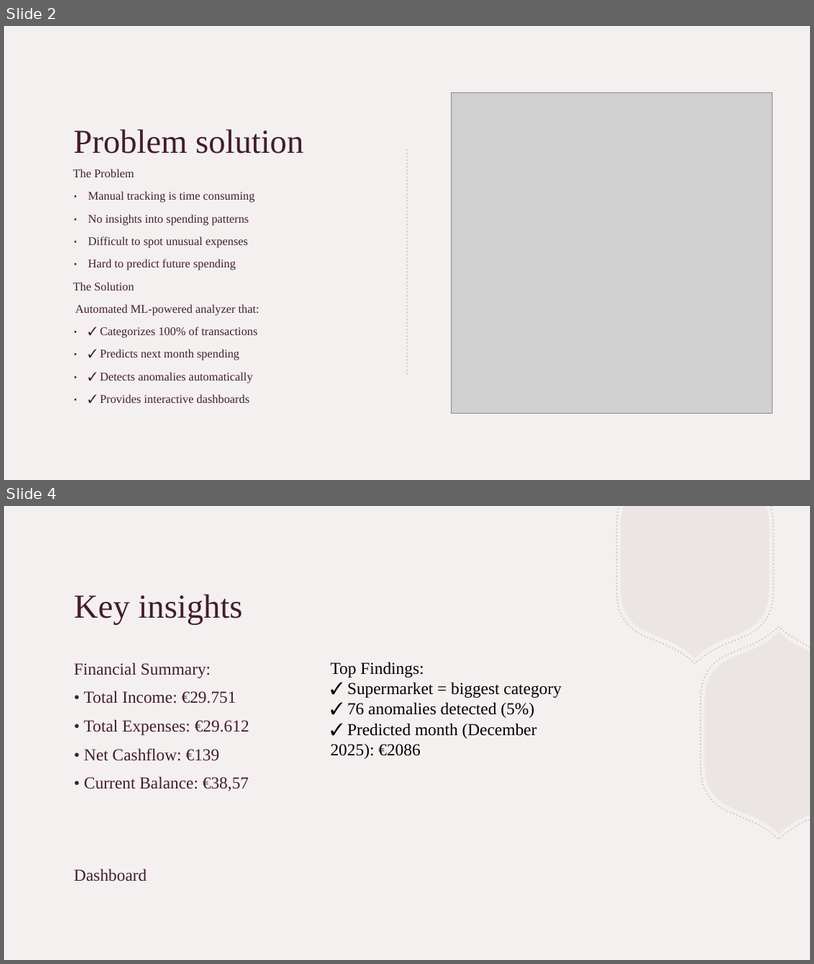
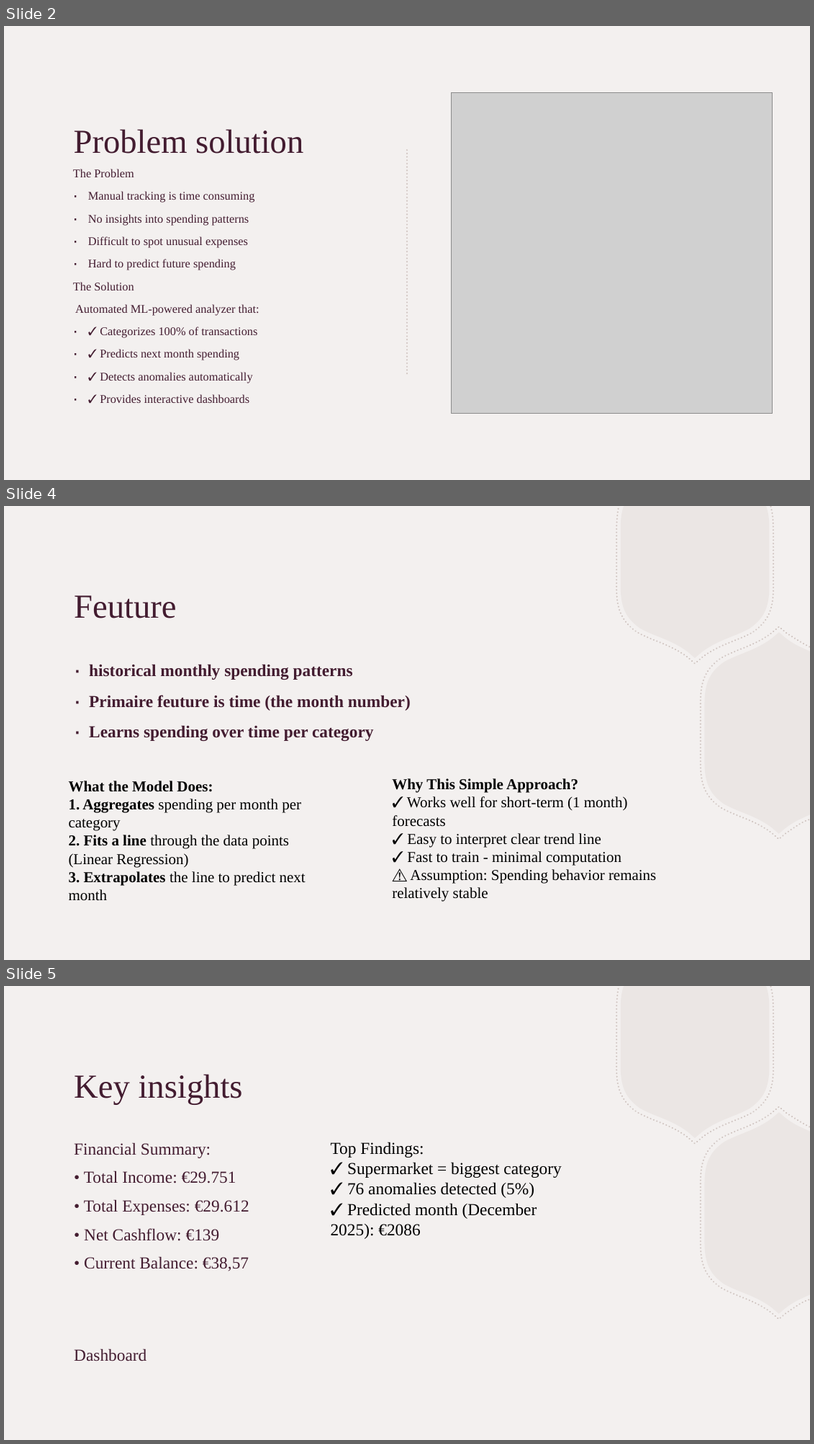
Before and after one commit to JasperCroijmans/personal-finance-analyzer, a slide deck: Personal_Finance_Analyzer_Presentation.pptx. Shown one above the other, each under a label of ours: slides 2 and 4 before the commit, slides 2, 4 and 5 after it; the slides between them are not shown. The pictures are 814x964 and 814x1444 pixels, drawn with LibreOffice and Linux fonts; fonts in the diff are those of the drawing; grey boxes stand for pictures. Boxes give left, top, right and bottom in pixels: in the first picture for what was removed or moved away, otherwise in the second. Text is boxed around its words. In the diff, an @@ line names an element or a change of style, - is before the commit and + after.

```diff
--- a/Personal_Finance_Analyzer_Presentation.pptx
+++ b/Personal_Finance_Analyzer_Presentation.pptx
@@ slide 4 added at (x1=4, y1=506, x2=810, y2=960), background #F3F0EF; not listed: 4 template elements that a slide beside it also shows @@
@@ title added at (x1=74, y1=595, x2=176, y2=618), 40 pt, text #431C30 @@
+Feuture
@@ text added at (x1=89, y1=664, x2=411, y2=741), 20 pt, text #431C30, bold @@
+∙ historical monthly spending patterns
+∙ Primaire feuture is time (the month number)
+∙ Learns spending over time per category
@@ text added at (x1=69, y1=780, x2=306, y2=901), 18 pt, text #000000 @@
+What the Model Does:
+1. Aggregates spending per month per category
+2. Fits a line through the data points (Linear Regression)
+3. Extrapolates the line to predict next month
@@ text added at (x1=392, y1=778, x2=656, y2=901), 18 pt, text #000000 @@
+Why This Simple Approach?
+✓ Works well for short-term (1 month) forecasts
+✓ Easy to interpret clear trend line
+✓ Fast to train - minimal computation
+⚠️ Assumption: Spending behavior remains relatively stable
@@ what was slide 4 is now slide 5 @@
```
Also in this commit, not shown: 1 slide changed.
